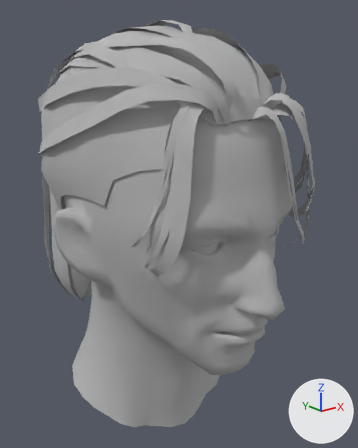
What one commit did to the Blender file Face Model/face2.blend.
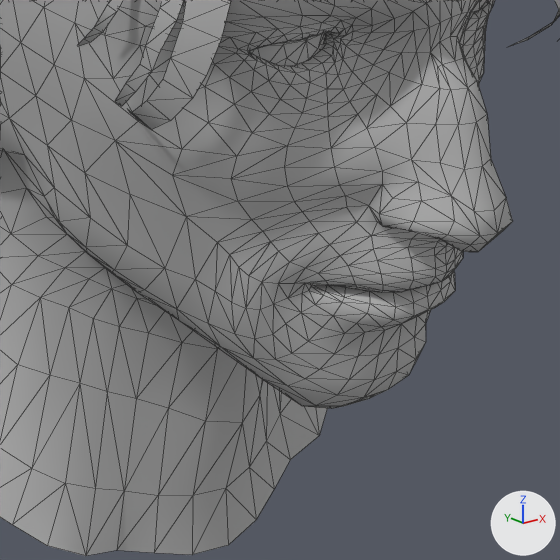
Each version appears first whole from a 50 mm camera at (-1.064, -2.211, 10.344) aimed at (0.246, -0.574, 9.689), and next in a close-up on the part from 29% to 84% of the width and 52% to 96% of the height. The lights are fixed; the arrows at lower right show +X, +Y and +Z. The close-ups show mesh edges as thin lines.

In view in the first close-up: 'eyes', 'face', 'hair'.
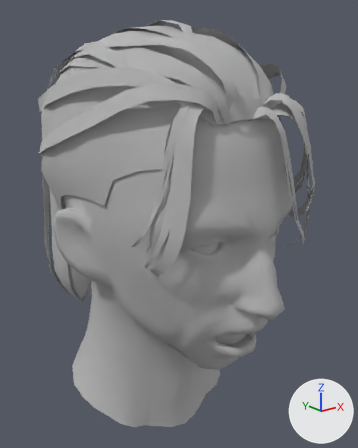
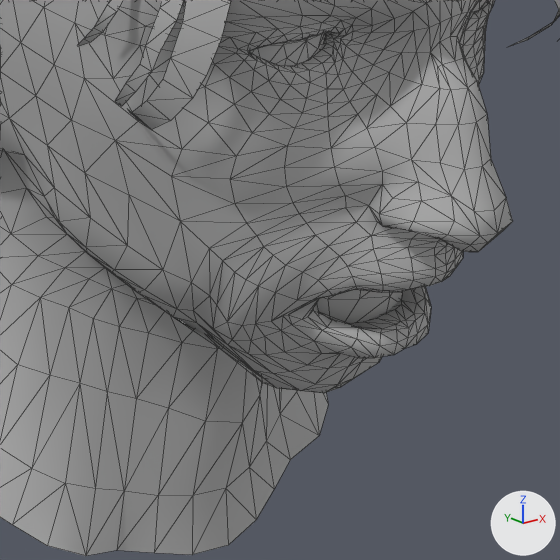
The newer file adds a shape key; the second version is drawn at full value of the shape key 'D' of 'face', and the change is written as the vertex moves it makes.

Location of each change, [x1, y1, x2, y2] in pixels of the close-ups (560 x 560 px; the box of a moved part takes in the faces that stretch with it):
part 1 of me_face, moved or reshaped: before [85, 141, 455, 408]; after [85, 141, 431, 393]
'jaw', unchanged, uncovered by the edit: after [316, 290, 403, 323]

The edits, one by one:
me_face has 1405 vertices, 2742 faces, 2 loose edges and spans x -2.79..2.79, y 51.64..61.56, z -2.53..4.22.
me_face is used by ob_face; location (0.108, -0.608, 0.701); rotation (1.571, 0.0, 0.0), in degrees (90, 0, 0); scale (0.158, 0.158, 0.158).
me_face part 1: 245 of 1405 vertices moved; they spanned x -1.65..1.65, y 54.21..56.66, z 1.64..3.61 and now span x -1.66..1.66, y 54.09..56.66, z 1.73..3.61; mean shift (0.02, -0.18, -0.17); largest move (0.0, 54.21, 2.85) -> (0.0, 54.09, 2.21).
